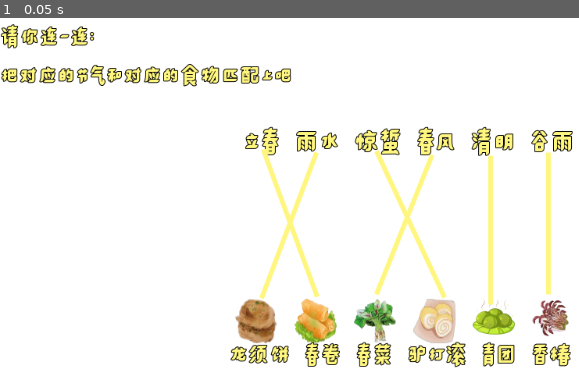
Above: before the commit, frame 1.
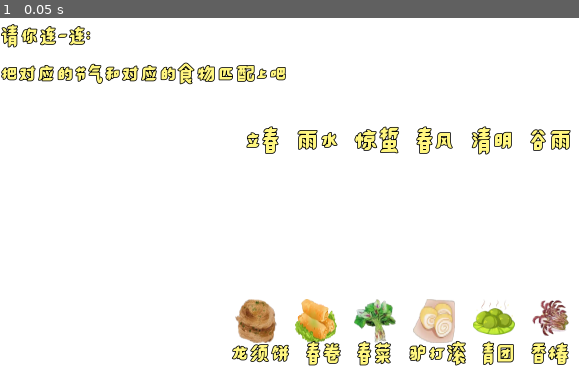
Above: after the commit, the same moment.

Repository: 2439905184/lianliankan_interest
Game: Godot game, scene res://Game.tscn
Two runs of this game, one before a commit and one after it. Both use one fixed random seed, a clock stepped at 60 frames per second and the inputs below.
Inputs:
- Up to frame 1 (0.05 s): no input

The runs differ from the first frame. In frame 1, 7.9% of the frame differs, in the area x 0-99%, y 1-99%.

Commit message:
修复失误问题
紧急修复未被影藏的连线

Diff:
--- a/Game.tscn
+++ b/Game.tscn
@@ -301,36 +301,42 @@
 }
 
 [node name="Line2D0" type="Line2D" parent="."]
+visible = false
 points = PoolVector2Array( 337, 169, 406, 357 )
 width = 5.0
 default_color = Color( 1, 0.964706, 0.498039, 1 )
 antialiased = true
 
 [node name="Line2D1" type="Line2D" parent="."]
+visible = false
 points = PoolVector2Array( 405, 173, 335, 359 )
 width = 5.0
 default_color = Color( 1, 0.964706, 0.498039, 1 )
 antialiased = true
 
 [node name="Line2D2" type="Line2D" parent="."]
+visible = false
 points = PoolVector2Array( 482, 171, 569, 358 )
 width = 5.0
 default_color = Color( 1, 0.964706, 0.498039, 1 )
 antialiased = true
 
 [node name="Line2D3" type="Line2D" parent="."]
+visible = false
 points = PoolVector2Array( 553, 176, 482, 354 )
 width = 5.0
 default_color = Color( 1, 0.964706, 0.498039, 1 )
 antialiased = true
 
 [node name="Line2D4" type="Line2D" parent="."]
+visible = false
 points = PoolVector2Array( 628, 177, 628, 367 )
 width = 5.0
 default_color = Color( 1, 0.964706, 0.498039, 1 )
 antialiased = true
 
 [node name="Line2D5" type="Line2D" parent="."]
+visible = false
 points = PoolVector2Array( 702, 173, 702, 354 )
 width = 5.0
 default_color = Color( 1, 0.964706, 0.498039, 1 )
--- a/project.godot
+++ b/project.godot
@@ -14,6 +14,11 @@
 run/main_scene="res://Game.tscn"
 config/icon="res://icon.png"
 
+[display]
+
+window/stretch/mode="2d"
+window/stretch/aspect="keep"
+
 [physics]
 
 common/enable_pause_aware_picking=true
